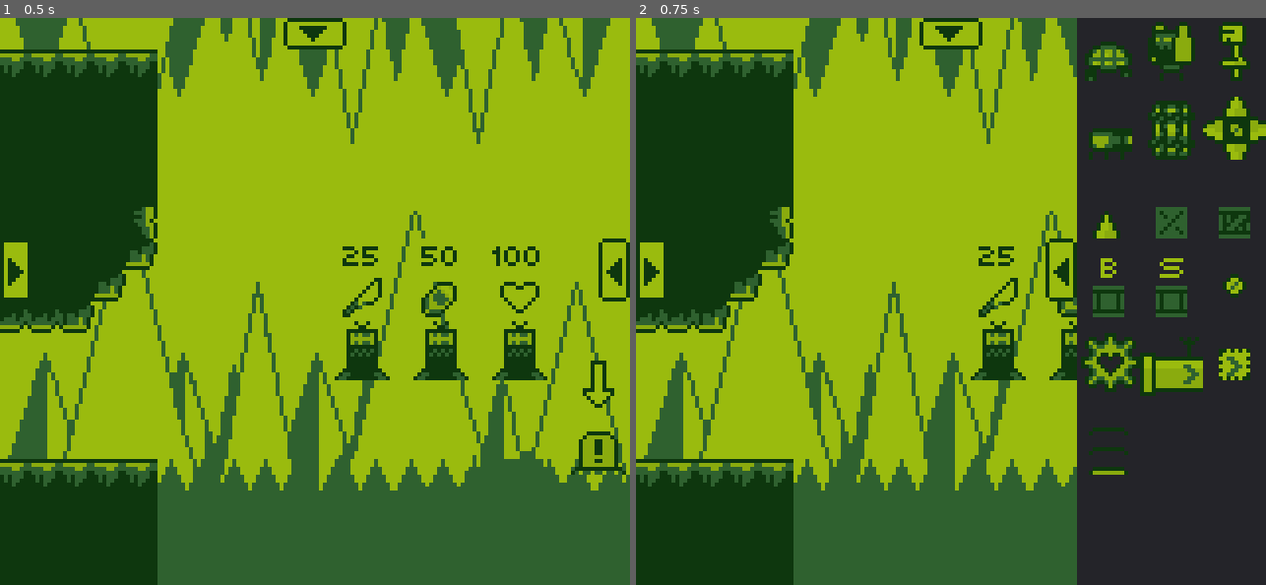
Above: before the commit, frames 1-2 (left to right).
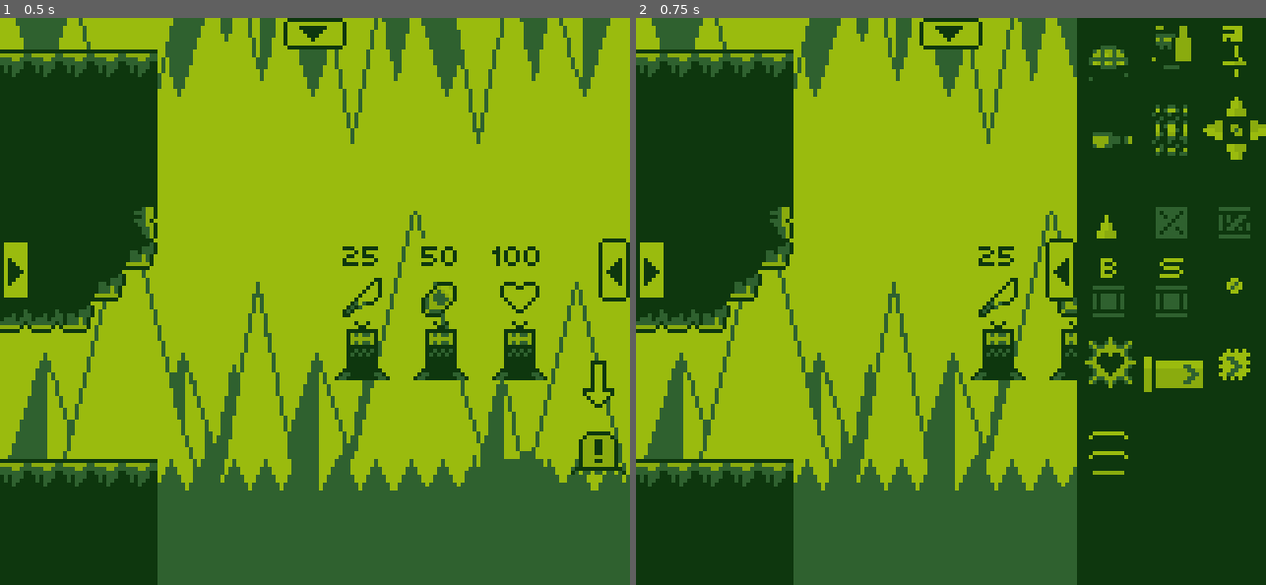
Above: after the commit, the same moments.

Repository: AlanRostem/TurboTrooper
Game: Godot game, scene res://scenes/editor/Editor.tscn
Same seed, same stepped clock (60 frames per second), same inputs: the game is played once before the commit and once after it. This scene is started directly instead of the project's main scene. Sound files missing from this copy of the repository are replaced by a short silence.
Inputs (mouse positions are in pixels of both pictures, inside the frame that each line leads up to):
- Up to frame 1 (0.5 s): no input
- Up to frame 2 (0.75 s): click (1253, 267) at 0.5 s

Frame 1 is identical in both runs. In frame 2, 24% of the frame differs, in the area x 70-100%, y 0-100%.

Commit message:
dsads

Diff:
--- a/project/scenes/editor/Editor.tscn
+++ b/project/scenes/editor/Editor.tscn
@@ -27,6 +27,9 @@
 [ext_resource path="res://scenes/game/world/structure/speed_pipe/SpeedPipeArea.tscn" type="PackedScene" id=25]
 [ext_resource path="res://scenes/game/world/environment/LaunchPad.tscn" type="PackedScene" id=26]
 
+[sub_resource type="StyleBoxFlat" id=23]
+bg_color = Color( 0.0588235, 0.219608, 0.0588235, 1 )
+
 [sub_resource type="AtlasTexture" id=1]
 atlas = ExtResource( 7 )
 region = Rect2( 0, 0, 8, 16 )
@@ -159,6 +162,7 @@
 margin_top = -72.0
 margin_right = 48.0
 margin_bottom = 72.0
+custom_styles/panel = SubResource( 23 )
 __meta__ = {
 "_edit_use_anchors_": false
 }
@@ -309,6 +313,7 @@
 margin_left = -79.0
 margin_top = -24.0
 margin_right = 79.0
+custom_styles/panel = SubResource( 23 )
 __meta__ = {
 "_edit_use_anchors_": false
 }
@@ -365,6 +370,7 @@
 margin_left = -40.0
 margin_top = -72.0
 margin_bottom = 72.0
+custom_styles/panel = SubResource( 23 )
 __meta__ = {
 "_edit_use_anchors_": false
 }
Binary file changed: project/assets/sprites/editor/buttons.png
Not shown: 1 places in project/scenes/editor/Editor.tscn that only renumber resources
